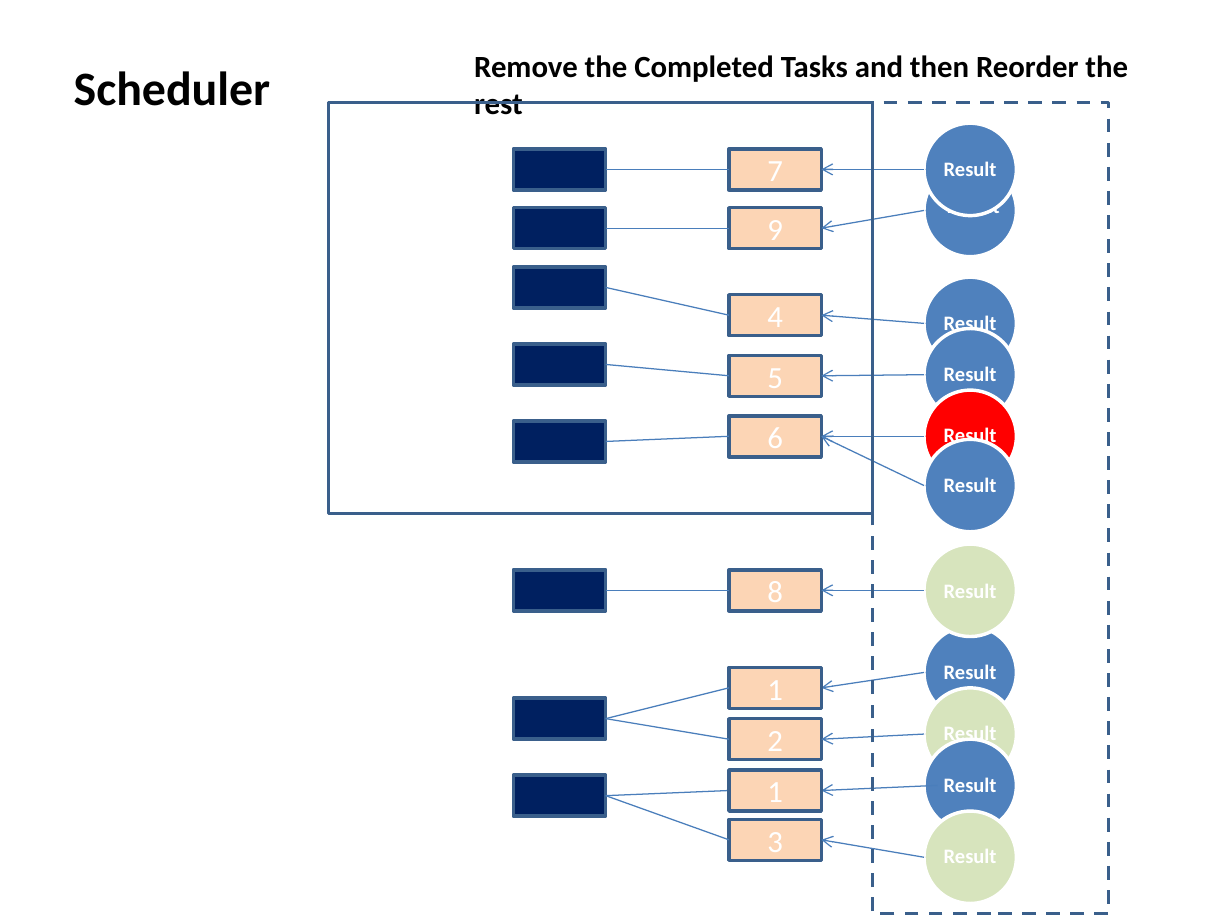
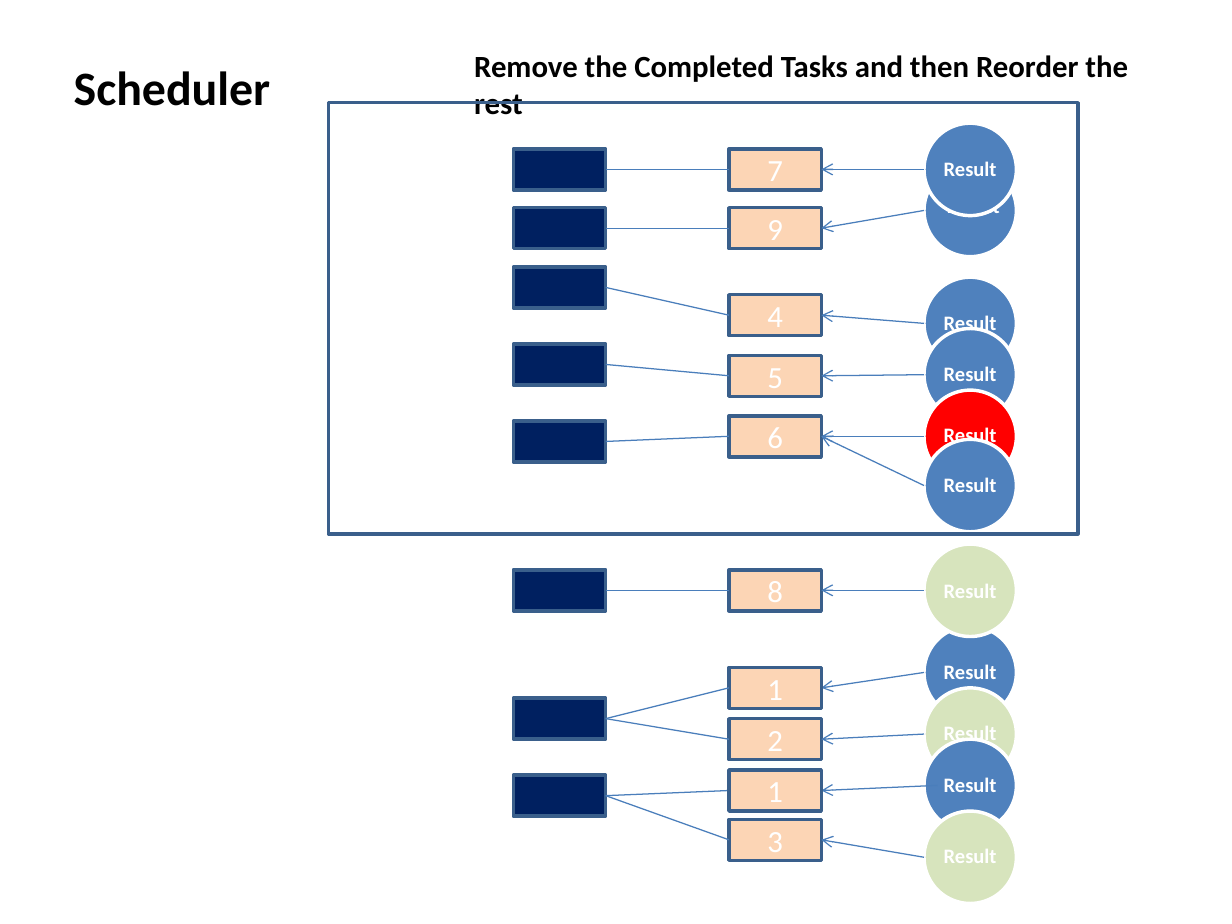
Before and after one commit to happylennychen/BCLabManager, a slide deck: slide 8 of Doc/V5 design doc.pptx. Drawn at 1232x924 pixels with LibreOffice and Linux fonts; fonts in the diff are those of the drawing. Boxes give left, top, right and bottom in pixels: in the first picture for what was removed or moved away, otherwise in the second. Text is boxed around its words. In the diff, an @@ line names an element or a change of style, - is before the commit and + after.

```diff
--- a/Doc/V5 design doc.pptx
+++ b/Doc/V5 design doc.pptx
@@ rectangle: place and size @@
-rectangle at [329, 102, 873, 513]
+rectangle at [329, 102, 1078, 533]
@@ rectangle removed at [872, 102, 1109, 913] @@
```
Also in this commit, not shown: 3 other slides changed, 1 slide added, 4 other files.
